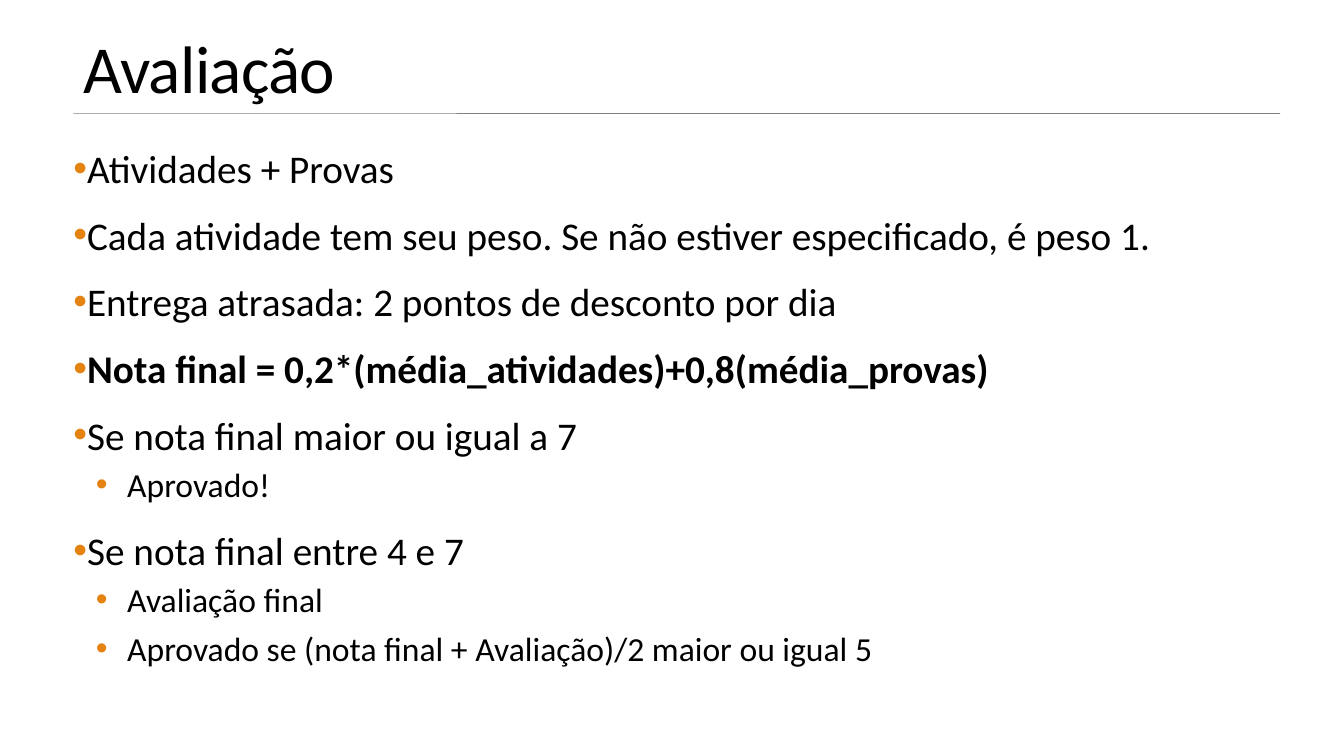
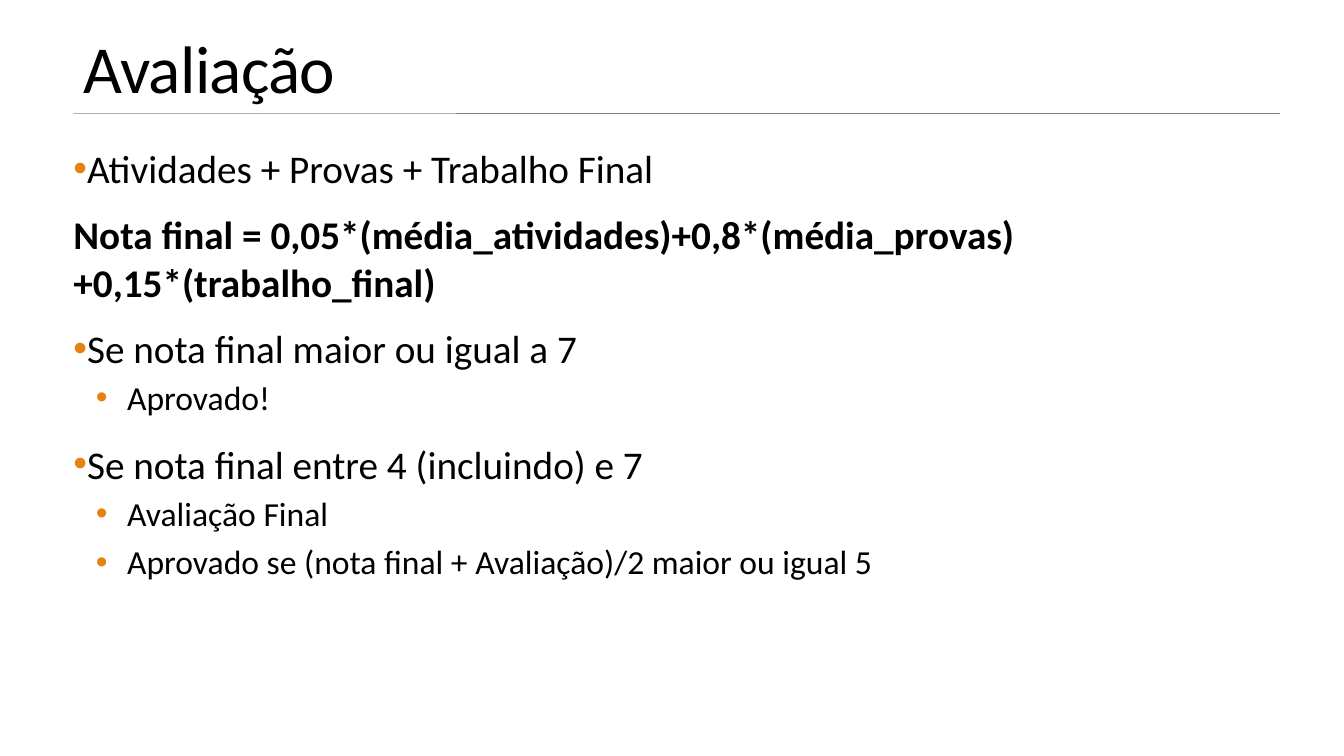
Before and after one commit to jeffersoncarvalho/ufc_2024_2, a slide deck: slide 5 of LMS/slides/0 - Introdução_disciplina.pptx. Drawn at 1344x756 pixels with LibreOffice and Linux fonts; fonts in the diff are those of the drawing. Boxes give left, top, right and bottom in pixels: in the first picture for what was removed or moved away, otherwise in the second. Text is boxed around its words. In the diff, an @@ line names an element or a change of style, - is before the commit and + after.

```diff
--- a/LMS/slides/0 - Introdução_disciplina.pptx
+++ b/LMS/slides/0 - Introdução_disciplina.pptx
@@ text at (73,155,1015,303): text changed; bold on @@
-• Atividades + Provas
-• Cada atividade tem seu peso. Se não estiver especificado, é peso 1.
-• Entrega atrasada: 2 pontos de desconto por dia
-• Nota final = 0,2*(média_atividades)+0,8(média_provas)
+• Atividades + Provas + Trabalho Final
+Nota final = 0,05*(média_atividades)+0,8*(média_provas)+0,15*(trabalho_final)
@@ text at (87,450,643,532): text changed @@
-• Se nota final entre 4 e 7
-  • Avaliação final
+• Se nota final entre 4 (incluindo) e 7
+  • Avaliação Final
```
Also in this commit, not shown: 4 other slides changed, 3 other files.
